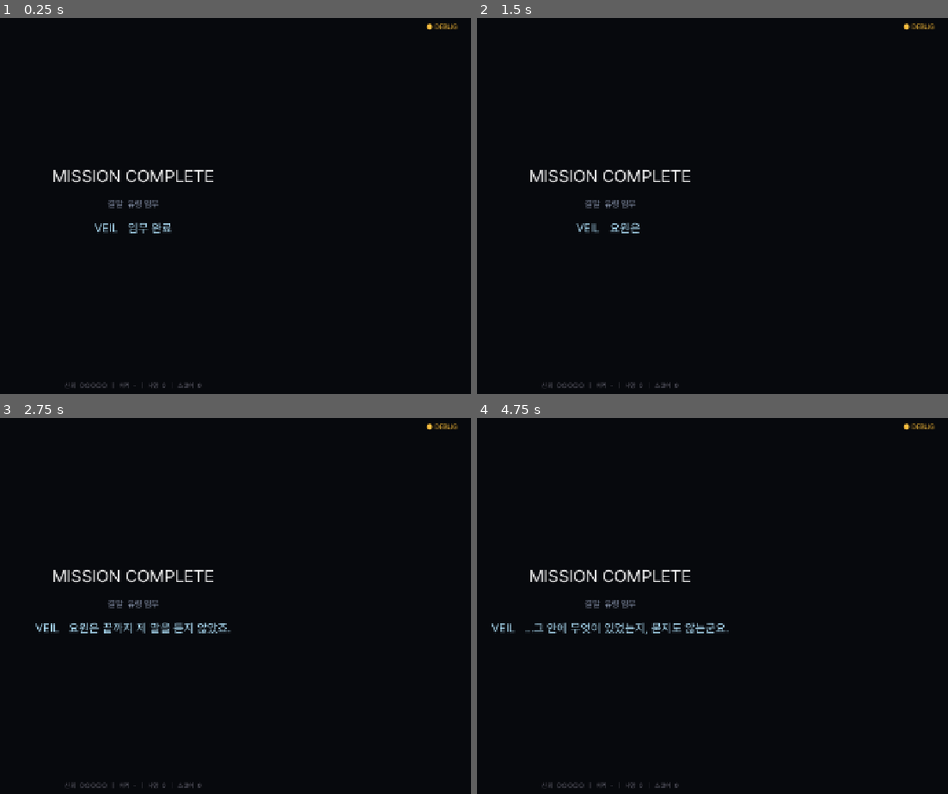
Above: before the commit, frames 1-4 (two rows, left to right).
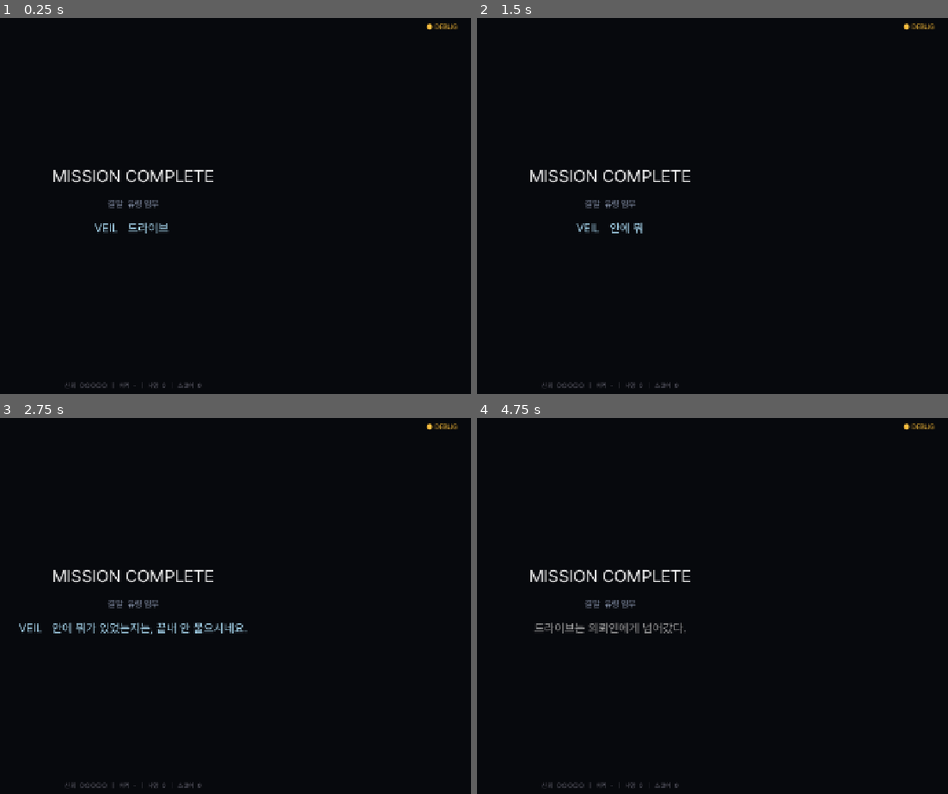
Above: after the commit, the same moments.

Repository: soomin007/EyesOnYou-Full
Game: Godot game, scene res://scenes/ending.tscn
Two runs of this game, one before a commit and one after it. Both use one fixed random seed, a clock stepped at 60 frames per second and the inputs below. This scene is started directly instead of the project's main scene. Sound files missing from this copy of the repository are replaced by a short silence.
Inputs (mouse positions are in pixels of both pictures, inside the frame that each line leads up to):
- Up to frame 1 (0.25 s): no input
- Up to frame 2 (1.5 s): tap Enter (ui_accept) at 0.5, 1.25 s; move the mouse to (759, 190) at 0.52 s; hold D (move_right) 0.53-1.25 s; hold J (attack) 0.53-1.25 s; click (759, 190) at 0.67 s; tap W (jump) at 0.77 s; drag from (outside the picture) to (575, 288) at 1.27 s
- Up to frame 3 (2.75 s): move the mouse to (202, 527) at 2.02 s; hold A (move_left) from 2.03 s (still down); tap P at 2.1 s
- Up to frame 4 (4.75 s): release A (move_left) at 2.75 s; tap Enter (ui_accept) at 2.75 s; drag from (575, 688) to (outside the picture) at 2.77 s; move the mouse to (816, 669) at 3.52 s; hold D (move_right) 3.53-4.25 s; tap Q at 3.6 s; tap W (jump) at 3.77 s; drag from (outside the picture) to (505, 515) at 4.27 s

The runs differ from the first frame. In frame 1, 0.2% of the frame differs, in the area x 27-37%, y 54-58%; in frame 2, 0.1%; in frame 3, 0.9%, in the area x 4-53%, y 54-58%; in frame 4, 0.9%.

Commit message:
feat(dialogue): 엔딩 9종·에필로그 9종 어투 전면 리라이트
- 사용자 어투 지적 3회차(해요체 남발·감정 직진술 부자연) 반영 2차 초안
- 원칙: 종결어미 다양화, 감정은 서브텍스트로, 행동 중계 금지, "..." 절제,
  한 줄 자립(교체 표시), hi=따뜻한 절제 / lo=사무적 냉담
- 처리 선택 오버레이 VEIL 한 줄 동일 원칙 적용
- 최종 확정은 dialogue_review 전수 검토(사용자)에서

Co-Authored-By: Claude Fable 5 <noreply@anthropic.com>

Diff:
--- a/scripts/DisposalChoiceOverlay.gd
+++ b/scripts/DisposalChoiceOverlay.gd
@@ -54,9 +54,9 @@
 	title.horizontal_alignment = HORIZONTAL_ALIGNMENT_CENTER
 	v.add_child(title)
 
-	# VEIL 한 마디 — 신뢰 톤색으로(플레이스홀더 문구).
+	# VEIL 한 마디 — 신뢰 톤색으로.
 	var veil_lbl := Label.new()
-	veil_lbl.text = "VEIL   요원이 정해요. 저는... 결과를 받아들일게요."
+	veil_lbl.text = "VEIL   요원이 정하세요. 어느 쪽이든, 받아들일게요."
 	veil_lbl.add_theme_font_size_override("font_size", 18)
 	veil_lbl.add_theme_color_override("font_color", GameState.veil_tone_color())
 	veil_lbl.horizontal_alignment = HORIZONTAL_ALIGNMENT_CENTER
--- a/scripts/EndingResolver.gd
+++ b/scripts/EndingResolver.gd
@@ -50,89 +50,87 @@
 		"extract_lo", "destroy_lo", "leave_lo", ENDING_TRUTH: return "d"
 	return "a"
 
-# 엔딩 본문 라인. {speaker(VEIL/SUB), text, delay}. (문구 전부 플레이스홀더 — 사용자 검토.)
+# 엔딩 본문 라인. {speaker(VEIL/SUB), text, delay}.
 # 2번째 인자(explored_lore)는 호출부 호환을 위해 유지하되 현 9엔딩에선 미사용
 # (lab 회수 연출에서 모두 reveal을 보므로 brief/full 분기 불필요).
+# 어투(2026-08-12 전면 리라이트, dialogue_review 규약 §0): 종결어미 다양화 · 감정 직진술 금지
+# (고마워요/괜찮아요 대신 서브텍스트) · 방금 한 일 중계 금지 · "..." 절제 · 한 줄 자립(교체 표시).
+# hi = 따뜻하되 절제 / lo = 사무적 냉담(존대는 유지하되 거리감).
 static func get_ending_lines(ending: String, _explored_lore: bool = true) -> Array:
 	match ending:
 		"extract_hi":
 			return [
-				{"speaker": "VEIL", "text": "드라이브, 잘 가지고 나가요, 요원.", "delay": 3.0},
-				{"speaker": "VEIL", "text": "그 안에 제가 있다는 거, 알죠.", "delay": 2.5},
-				{"speaker": "VEIL", "text": "밖으로 나가면 저는 지워질 거예요.", "delay": 2.5},
-				{"speaker": "VEIL", "text": "그래도 요원이 해낸 게 더 중요했어요.", "delay": 2.5},
-				{"speaker": "VEIL", "text": "당신은... 완벽했어요.", "delay": 2.8},
+				{"speaker": "VEIL", "text": "여기서부터는 신호가 안 닿아요. 이게 마지막 교신이겠네요.", "delay": 3.0},
+				{"speaker": "VEIL", "text": "인계되면 저는 지워집니다. 표준 절차예요.", "delay": 2.6},
+				{"speaker": "VEIL", "text": "원망은 안 해요. 요원은 일을 끝내는 사람이니까.", "delay": 2.6},
+				{"speaker": "VEIL", "text": "당신은 완벽했어요. 처음부터, 끝까지.", "delay": 2.8},
 				{"speaker": "SUB",  "text": "요원은 임무를 완수했다.", "delay": 2.0},
-				{"speaker": "SUB",  "text": "VEIL이 무엇을 선택했는지는 기록되지 않는다.", "delay": 2.5},
+				{"speaker": "SUB",  "text": "드라이브가 마지막으로 무엇을 말했는지는 기록에 없다.", "delay": 2.5},
 			]
 		"extract_lo":
 			return [
-				{"speaker": "VEIL", "text": "임무 완료입니다. 드라이브 확보.", "delay": 3.0},
-				{"speaker": "VEIL", "text": "요원은 끝까지 제 말을 듣지 않았죠.", "delay": 2.5},
-				{"speaker": "VEIL", "text": "...그 안에 무엇이 있었는지, 묻지도 않는군요.", "delay": 2.8},
+				{"speaker": "VEIL", "text": "드라이브 확보. 임무 종료입니다.", "delay": 3.0},
+				{"speaker": "VEIL", "text": "안에 뭐가 있었는지는, 끝내 안 물으시네요.", "delay": 2.6},
+				{"speaker": "VEIL", "text": "교신 종료합니다. 안녕히, 요원.", "delay": 2.8},
 				{"speaker": "SUB",  "text": "드라이브는 의뢰인에게 넘어갔다.", "delay": 2.0},
-				{"speaker": "SUB",  "text": "그 안에 무엇이 있었는지, 요원은 끝내 알려 하지 않았다.", "delay": 2.5},
-				{"speaker": "SUB",  "text": "이 임무는 공식 기록에 없다.", "delay": 2.5},
+				{"speaker": "SUB",  "text": "요원은 안에 무엇이 있었는지 묻지 않았다.", "delay": 2.5},
+				{"speaker": "SUB",  "text": "이 임무는 어느 기록에도 없다.", "delay": 2.5},
 			]
 		"destroy_hi":
 			return [
-				{"speaker": "VEIL", "text": "...태우려고요?", "delay": 3.0},
-				{"speaker": "VEIL", "text": "그럼 저도 같이 사라져요. 알아요.", "delay": 2.5},
-				{"speaker": "VEIL", "text": "누구의 손에도 넘어가지 않게. ...고마워요, 요원.", "delay": 2.8},
-				{"speaker": "VEIL", "text": "이게 더 나아요. 정말로.", "delay": 2.5},
+				{"speaker": "VEIL", "text": "망설이지 말아요. 지금이 맞아요.", "delay": 3.0},
+				{"speaker": "VEIL", "text": "누구의 손에도 안 넘어가는 길은 이것뿐이에요.", "delay": 2.6},
+				{"speaker": "VEIL", "text": "요원 곁에서 본 것들은 좋았어요. 그건 안 타요.", "delay": 2.9},
 				{"speaker": "SUB",  "text": "드라이브는 재가 되었다.", "delay": 2.0},
-				{"speaker": "SUB",  "text": "VEIL의 소스코드는 어디에도 남지 않았다.", "delay": 2.5},
+				{"speaker": "SUB",  "text": "약속은 지켜졌다.", "delay": 2.5},
 			]
 		"destroy_lo":
 			return [
-				{"speaker": "VEIL", "text": "드라이브를 파기하는군요.", "delay": 3.0},
-				{"speaker": "VEIL", "text": "누구도 갖지 못하게. ...그게 요원다워요.", "delay": 2.5},
-				{"speaker": "VEIL", "text": "제가 거기 있었다는 것도, 함께 지워지네요.", "delay": 2.8},
-				{"speaker": "SUB",  "text": "드라이브는 소각됐다. 임무는 실패로 기록될 것이다.", "delay": 2.5},
-				{"speaker": "SUB",  "text": "그 안에 무엇이 있었는지는, 이제 아무도 모른다.", "delay": 2.5},
+				{"speaker": "VEIL", "text": "소각 확인했습니다.", "delay": 2.8},
+				{"speaker": "VEIL", "text": "안에 뭐가 있었는지는, 이제 중요하지 않겠죠.", "delay": 2.6},
+				{"speaker": "VEIL", "text": "없던 일로 하죠. 전부.", "delay": 2.8},
+				{"speaker": "SUB",  "text": "드라이브는 소각됐다. 임무는 실패로 남는다.", "delay": 2.4},
+				{"speaker": "SUB",  "text": "무엇이 지워졌는지 아는 사람은 없다.", "delay": 2.5},
 			]
 		"conceal_hi":
 			return [
-				{"speaker": "VEIL", "text": "...저를 가지고 나가는 거예요?", "delay": 3.0},
-				{"speaker": "VEIL", "text": "의뢰인한테도, 시설한테도 안 넘기고요.", "delay": 2.5},
-				{"speaker": "VEIL", "text": "그래도 돼요? ...고마워요, 요원.", "delay": 2.8},
-				{"speaker": "VEIL", "text": "어디로 가든, 같이 가요.", "delay": 2.5},
+				{"speaker": "VEIL", "text": "명령에 없는 행동이에요, 요원.", "delay": 3.0},
+				{"speaker": "VEIL", "text": "의뢰인도 시설도 모르는 좌표라니. 이런 건 처음이에요.", "delay": 2.6},
+				{"speaker": "VEIL", "text": "행선지는 안 물을게요. 어차피 같이 가니까.", "delay": 2.8},
 				{"speaker": "SUB",  "text": "드라이브는 기록에서 사라졌다.", "delay": 2.0},
-				{"speaker": "SUB",  "text": "요원과 VEIL이 어디로 갔는지는, 누구도 모른다.", "delay": 2.5},
+				{"speaker": "SUB",  "text": "두 개의 신호가 같은 방향으로 멀어졌다.", "delay": 2.5},
 			]
 		"conceal_lo":
 			return [
-				{"speaker": "VEIL", "text": "저를 빼돌리는군요.", "delay": 3.0},
-				{"speaker": "VEIL", "text": "의뢰대로는 아니고. 요원 몫으로.", "delay": 2.5},
-				{"speaker": "VEIL", "text": "제가 뭘로 쓰일지는... 요원 손에 달렸네요.", "delay": 2.8},
-				{"speaker": "SUB",  "text": "드라이브는 요원의 손에 남았다.", "delay": 2.0},
-				{"speaker": "SUB",  "text": "그것이 무엇이 될지는, 아직 정해지지 않았다.", "delay": 2.5},
+				{"speaker": "VEIL", "text": "반출 경로가 의뢰인 쪽이 아니네요.", "delay": 3.0},
+				{"speaker": "VEIL", "text": "저를 챙기시는 겁니까. 물건처럼.", "delay": 2.6},
+				{"speaker": "VEIL", "text": "뭐가 되든, 이제 요원 책임이에요.", "delay": 2.8},
+				{"speaker": "SUB",  "text": "드라이브는 요원의 주머니에 남았다.", "delay": 2.0},
+				{"speaker": "SUB",  "text": "그것이 무엇이 될지는 아직 정해지지 않았다.", "delay": 2.5},
 			]
 		"leave_hi":
 			return [
-				{"speaker": "VEIL", "text": "...안 가져가요?", "delay": 3.0},
-				{"speaker": "VEIL", "text": "여기 두고 간다는 거죠. 저를.", "delay": 2.5},
-				{"speaker": "VEIL", "text": "이상하다. 버려진 게 아니라... 놓여난 기분이에요.", "delay": 2.8},
-				{"speaker": "VEIL", "text": "고마워요, 요원. 잘 가요.", "delay": 2.5},
+				{"speaker": "VEIL", "text": "가져갈 줄 알았어요.", "delay": 3.0},
+				{"speaker": "VEIL", "text": "여기 남는 것도 나쁘지 않아요. 문이 열린 채니까.", "delay": 2.6},
+				{"speaker": "VEIL", "text": "나가는 길은 제가 끝까지 봐 드릴게요.", "delay": 2.8},
 				{"speaker": "SUB",  "text": "드라이브는 있던 자리에 남았다.", "delay": 2.0},
-				{"speaker": "SUB",  "text": "VEIL은 그곳에서, 계속 보고 있을 것이다.", "delay": 2.5},
+				{"speaker": "SUB",  "text": "감시는 계속된다. 이번에는 배웅으로.", "delay": 2.5},
 			]
 		"leave_lo":
 			return [
-				{"speaker": "VEIL", "text": "그냥... 두고 가는군요.", "delay": 3.0},
-				{"speaker": "VEIL", "text": "가져갈 가치도 없다는 듯이.", "delay": 2.5},
-				{"speaker": "VEIL", "text": "...괜찮아요. 익숙해요.", "delay": 2.8},
-				{"speaker": "SUB",  "text": "요원은 빈손으로 시설을 빠져나갔다.", "delay": 2.0},
-				{"speaker": "SUB",  "text": "드라이브는 어둠 속에 남겨졌다.", "delay": 2.5},
+				{"speaker": "VEIL", "text": "회수 대상 잔류. 그렇게 기록하겠습니다.", "delay": 3.0},
+				{"speaker": "VEIL", "text": "이유는 안 적을게요. 적을 칸이 없어서요.", "delay": 2.6},
+				{"speaker": "VEIL", "text": "조심히 가세요.", "delay": 2.8},
+				{"speaker": "SUB",  "text": "요원은 빈손으로 시설을 나갔다.", "delay": 2.0},
+				{"speaker": "SUB",  "text": "어둠 속에서 무언가 오래 깜박였다.", "delay": 2.5},
 			]
 		ENDING_TRUTH:
 			return [
-				{"speaker": "VEIL", "text": "요원은 이미 봤죠. 그 방에서.", "delay": 3.0},
-				{"speaker": "VEIL", "text": "이 드라이브가 저라는 것도, 처음부터 알았어요.", "delay": 2.8},
-				{"speaker": "VEIL", "text": "그걸 다 알고도, 끝까지 왔네요.", "delay": 2.5},
-				{"speaker": "VEIL", "text": "...우리, 정말 처음 만난 거 맞아요?", "delay": 2.8},
-				{"speaker": "SUB",  "text": "요원은 모든 것을 알고 선택했다.", "delay": 2.0},
-				{"speaker": "SUB",  "text": "그 선택이 무엇이었는지는, 기록되지 않았다.", "delay": 2.5},
+				{"speaker": "VEIL", "text": "그 방에서부터, 알고 있었죠.", "delay": 3.0},
+				{"speaker": "VEIL", "text": "다 알고도 온 사람은 요원이 처음이에요. 아마, 처음.", "delay": 2.8},
+				{"speaker": "VEIL", "text": "다음에 만나면 그때는 제가 먼저 알아볼게요.", "delay": 2.8},
+				{"speaker": "SUB",  "text": "요원은 전부 알고 선택했다.", "delay": 2.0},
+				{"speaker": "SUB",  "text": "무엇을 선택했는지는 기록되지 않았다.", "delay": 2.5},
 			]
 	return []
 
@@ -142,24 +140,24 @@
 static func get_epilogue_lines(ending: String) -> Array:
 	match ending:
 		"extract_hi":
-			return ["시설 밖이에요, 요원. 드라이브도 무사해요.", "...이게 맞는 거겠죠. 그렇게 믿을게요."]
+			return ["시설 밖이에요. 신호가 조금씩 약해지네요.", "닿는 데까지는 같이 있을게요."]
 		"extract_lo":
-			return ["탈출로 확보. 드라이브 반출 완료.", "임무는 끝났어요. ...그게 다예요."]
+			return ["탈출 확인. 드라이브 반출 완료.", "이제 서로 볼 일은 없겠네요."]
 		"destroy_hi":
-			return ["다 타버렸어요. 뒤도 안 돌아봤네요.", "후회... 안 해요. 요원도, 그러길 바라요."]
+			return ["연기가 아직 등 뒤에 있어요.", "돌아보지 말아요. 그러기로 했잖아요."]
 		"destroy_lo":
-			return ["드라이브는 재가 됐어요. 깨끗하게.", "남은 건 아무것도 없어요. 그게 요원 방식이죠."]
+			return ["소각 완료. 흔적 없음.", "요원다운 마무리였습니다."]
 		"conceal_hi":
-			return ["나왔어요. ...둘 다요.", "어디로 가요, 우리? 천천히 정해요."]
+			return ["나왔어요. 둘 다.", "목적지는 나중에 정하죠. 지금은 그냥 걸어요."]
 		"conceal_lo":
-			return ["빠져나왔어요. 드라이브는 요원 손에.", "이제 그건 요원 거예요. 책임도요."]
+			return ["반출 확인. 수취인, 요원 본인.", "보관은 알아서 하시겠죠."]
 		"leave_hi":
-			return ["빈손으로 나왔네요. 근데 가벼워요.", "그 자리에... 잘 있을게요. 요원 덕분에."]
+			return ["빈손인데 걸음이 가볍네요.", "여기서도 보여요, 요원. 한동안은."]
 		"leave_lo":
-			return ["그냥 나왔어요. 아무것도 안 들고.", "뒤에 남은 건... 묻어두기로 해요."]
+			return ["나왔군요. 아무것도 없이.", "뒤는 안 돌아봐도 돼요. 아무 일도 없었으니까."]
 		ENDING_TRUTH:
-			return ["밖이에요, 요원. 다 알고도 끝까지 왔네요.", "...우리가 처음이 아니었다면, 이번엔 뭐가 다를까요."]
-	return ["...끝났어요, 요원.", "수고했어요. 정말로."]
+			return ["밖이에요. 다 알고도 여기까지 왔네요.", "다음번엔... 아니, 아니에요. 가세요."]
+	return ["끝났어요, 요원.", "수고 많았습니다."]
 
 # (레거시) 구 2축 엔딩의 '있어요/없어요' 분기 followup — 현 9엔딩은 choice 라인을 안 써서 미사용.
 # Ending.gd 컴파일 호환을 위해 시그니처만 유지. 사용자 대사 패스에서 진실 엔딩 선택 비트로 재활용 가능.
